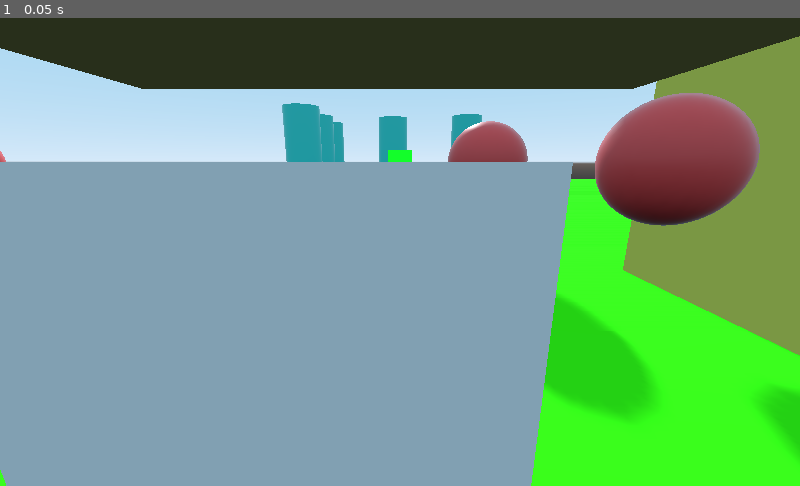
Above: before the commit, frame 1.
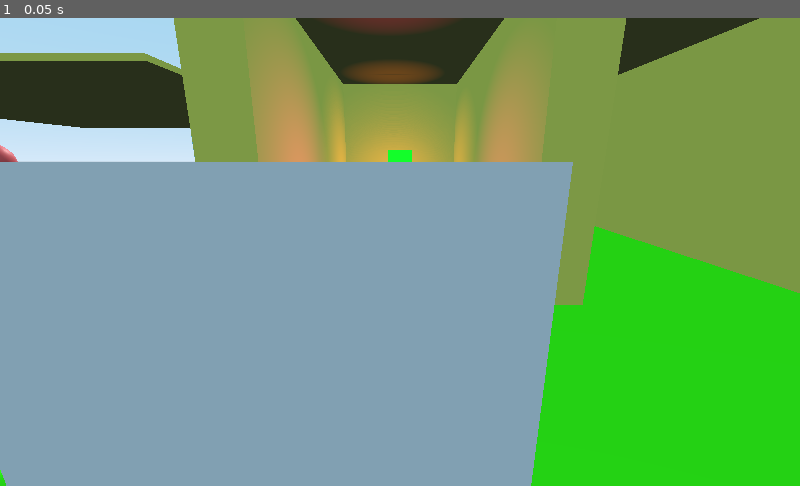
Above: after the commit, the same moment.

Repository: binaryorange/ECC
Game: Godot game, scene res://Testing.tscn
Two runs of this game, one before a commit and one after it. Both use one fixed random seed, a clock stepped at 60 frames per second and the inputs below.
Inputs:
- Up to frame 1 (0.05 s): no input

The runs differ from the first frame. In frame 1, 39% of the frame differs, in the area x 0-100%, y 0-100%.

Commit message:
Refining Spring Arm Action
Refined the spring arm  action so that it responds much more fluidly, and now also responds in other collisions from the camera, so that the target will move appropriately in virtually any situation.

Diff:
--- a/CameraController.gd
+++ b/CameraController.gd
@@ -168,23 +168,31 @@
 
 		var distance_from_player = (viewCam.global_transform.origin - get_parent().global_transform.origin)
 
-		# if we are rotating up, move the target forward to a max value of 0 so that if the player goes under any overhanging geometry,
-		# we will clip through as expected.
-		if x_rot < LookUpAngleThreshold:
-			current_clip_cam.get_parent().transform.origin.z = clipcam_target_distance_array[zoom] + x_rot/2
+
+		if clip_offset > 0:
+
+			current_clip_cam.get_parent().transform.origin.z = viewCam.transform.origin.z - distance_from_player.length()/2 + x_rot/4 * SpringArmDistanceMultiplier
+
 			if current_clip_cam.get_parent().transform.origin.z <= 0:
 				current_clip_cam.get_parent().transform.origin.z = 0
-			current_clip_cam.transform.origin.z = clipcam_target_distance_array[zoom] + clipcam_distance_array[zoom]
-		elif clip_offset > 0:
-
-			current_clip_cam.get_parent().transform.origin.z = viewCam.transform.origin.z - distance_from_player.length() * SpringArmDistanceMultiplier
 
 			current_clip_cam.transform.origin.z = clipcam_target_distance_array[zoom] + clipcam_distance_array[zoom]
 		else:
 
-			# set the clip camera and its target back to its previous values
-			current_clip_cam.get_parent().transform.origin.z = clipcam_target_distance_array[zoom]
-			current_clip_cam.transform.origin.z = clipcam_distance_array[zoom]
+			# if we are rotating up, move the target forward to a max value of 0 so that if the player goes under any overhanging geometry,
+			# we will clip through as expected.
+			if x_rot < LookUpAngleThreshold:
+				current_clip_cam.get_parent().transform.origin.z = clipcam_target_distance_array[zoom] + x_rot/4
+
+				if current_clip_cam.get_parent().transform.origin.z <= 0:
+					current_clip_cam.get_parent().transform.origin.z = 0
+
+				current_clip_cam.transform.origin.z = clipcam_target_distance_array[zoom] + clipcam_distance_array[zoom]
+			else:
+
+				# set the clip camera and its target back to its previous values
+				current_clip_cam.get_parent().transform.origin.z = clipcam_target_distance_array[zoom]
+				current_clip_cam.transform.origin.z = clipcam_distance_array[zoom]
 
 	# set the z position of the viewCam to the lerped distance
 	viewCam.transform.origin.z = lerp(viewCam.transform.origin.z, clipcam_target_distance_array[zoom] + clipcam_distance_array[zoom], LerpWeight)
@@ -228,7 +236,7 @@
 	if Input.is_action_just_pressed("switch_camera_to_debug"):
 		# flip the bool
 		isDebugCameraActive = !isDebugCameraActive
-		get_node("XGimbal/DebugCamera").current = isDebugCameraActive
+		get_parent().get_node("DebugCamera").current = isDebugCameraActive
 
 		# flip it back here...
 		viewCam.current = !isDebugCameraActive
--- a/TestPlayer.tscn
+++ b/TestPlayer.tscn
@@ -71,6 +71,9 @@
 mesh = SubResource( 11 )
 material/0 = null
 
+[node name="DebugCamera" type="Camera" parent="."]
+transform = Transform( -4.37114e-008, 0, 1, 0, 1, 0, -1, 0, -4.37114e-008, 16.31, 3, -5.48363e-006 )
+
 [node name="YGimbal" type="Spatial" parent="."]
 transform = Transform( 1, 0, 0, 0, 1, 0, 0, 0, 1, -0.5, 0, 1 )
 script = ExtResource( 1 )
@@ -81,7 +84,7 @@
 cam_array = [ NodePath("XGimbal/CamTarget1/ClipCam1"), NodePath("XGimbal/CamTarget2/ClipCam2"), NodePath("XGimbal/CamTarget3/ClipCam3") ]
 ViewCam = NodePath("XGimbal/ViewCam")
 ClipDistanceMultiplier = 1.5
-SpringArmDistanceMultiplier = 0.3
+SpringArmDistanceMultiplier = 0.1
 LookUpAngleThreshold = 0.0
 MaxCameraAngleLimit = 42.5
 EnablePullAheadSmoothing = true
@@ -147,6 +150,3 @@
 transform = Transform( 0.1, 0, 0, 0, 0.1, 0, 0, 0, 0.1, 0, 0, 0 )
 mesh = SubResource( 10 )
 material/0 = null
-
-[node name="DebugCamera" type="Camera" parent="YGimbal/XGimbal"]
-transform = Transform( -2.8213e-007, 0, -1, 0, 1, 0, 1, 0, -2.8213e-007, -16.81, 3, 1 )
--- a/Testing.tscn
+++ b/Testing.tscn
@@ -42,7 +42,7 @@
 shape = SubResource( 3 )
 
 [node name="TestPlayer" parent="." instance=ExtResource( 1 )]
-transform = Transform( 1, 0, 0, 0, 1, 0, 0, 0, 1, 0, 3, -13 )
+transform = Transform( 1, 0, 0, 0, 1, 0, 0, 0, 1, -17, 3, -29 )
 
 [node name="DirectionalLight" type="DirectionalLight" parent="."]
 transform = Transform( 1, 0, 0, 0, 0.866025, 0.5, 0, -0.5, 0.866025, 0, 7, 0 )
@@ -140,6 +140,19 @@
 [node name="CollisionShape" type="CollisionShape" parent="Ceiling4/Ceiling"]
 shape = SubResource( 8 )
 
+[node name="Ceiling6" type="MeshInstance" parent="."]
+transform = Transform( 1.91069e-014, 4.37114e-008, -10, 10, -4.37114e-008, 0, -4.37114e-007, -1, -4.37114e-007, -23, 10, -1 )
+mesh = SubResource( 6 )
+material/0 = SubResource( 7 )
+__meta__ = {
+"_editor_description_": ""
+}
+
+[node name="Ceiling" type="StaticBody" parent="Ceiling6"]
+
+[node name="CollisionShape" type="CollisionShape" parent="Ceiling6/Ceiling"]
+shape = SubResource( 8 )
+
 [node name="Ceiling5" type="MeshInstance" parent="."]
 transform = Transform( -4.37114e-007, -1, 0, 10, -4.37114e-008, 0, 0, 0, 10, -12, 10, -10 )
 mesh = SubResource( 6 )
@@ -183,22 +196,14 @@
 [node name="CollisionShape" type="CollisionShape" parent="Cylinder3/Cylinder"]
 shape = SubResource( 10 )
 
-[node name="Cylinder4" type="MeshInstance" parent="."]
-transform = Transform( 1, 0, 0, 0, 4, 0, 0, 0, 1, 5, 4, 5 )
-mesh = SubResource( 9 )
-material/0 = null
-
-[node name="Cylinder" type="StaticBody" parent="Cylinder4"]
-
-[node name="CollisionShape" type="CollisionShape" parent="Cylinder4/Cylinder"]
-shape = SubResource( 10 )
-
-[node name="Cylinder5" type="MeshInstance" parent="."]
-transform = Transform( 1, 0, 0, 0, 4, 0, 0, 0, 1, 5, 4, 13 )
-mesh = SubResource( 9 )
-material/0 = null
-
-[node name="Cylinder" type="StaticBody" parent="Cylinder5"]
-
-[node name="CollisionShape" type="CollisionShape" parent="Cylinder5/Cylinder"]
-shape = SubResource( 10 )
+[node name="OmniLight" type="OmniLight" parent="."]
+transform = Transform( 1, 0, 0, 0, 1, 0, 0, 0, 1, -17, 4, -5 )
+light_color = Color( 1, 0.541176, 0.00784314, 1 )
+shadow_enabled = true
+omni_range = 7.9
+
+[node name="OmniLight2" type="OmniLight" parent="."]
+transform = Transform( 1, 0, 0, 0, 1, 0, 0, 0, 1, -17, 4, -16 )
+light_color = Color( 1, 0, 0.913725, 1 )
+shadow_enabled = true
+omni_range = 7.9
